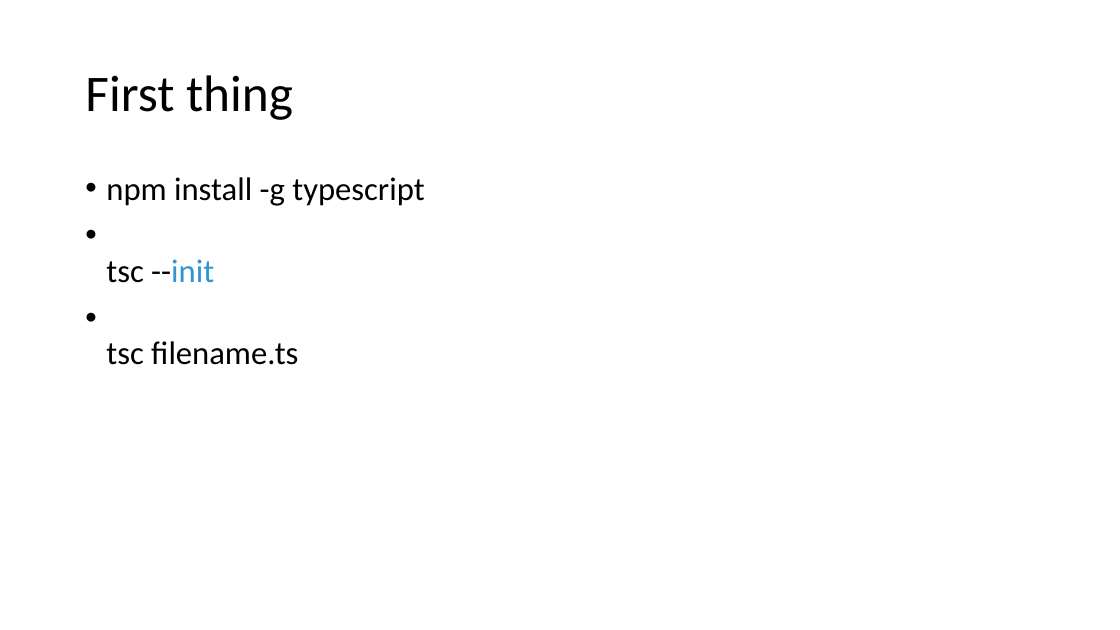
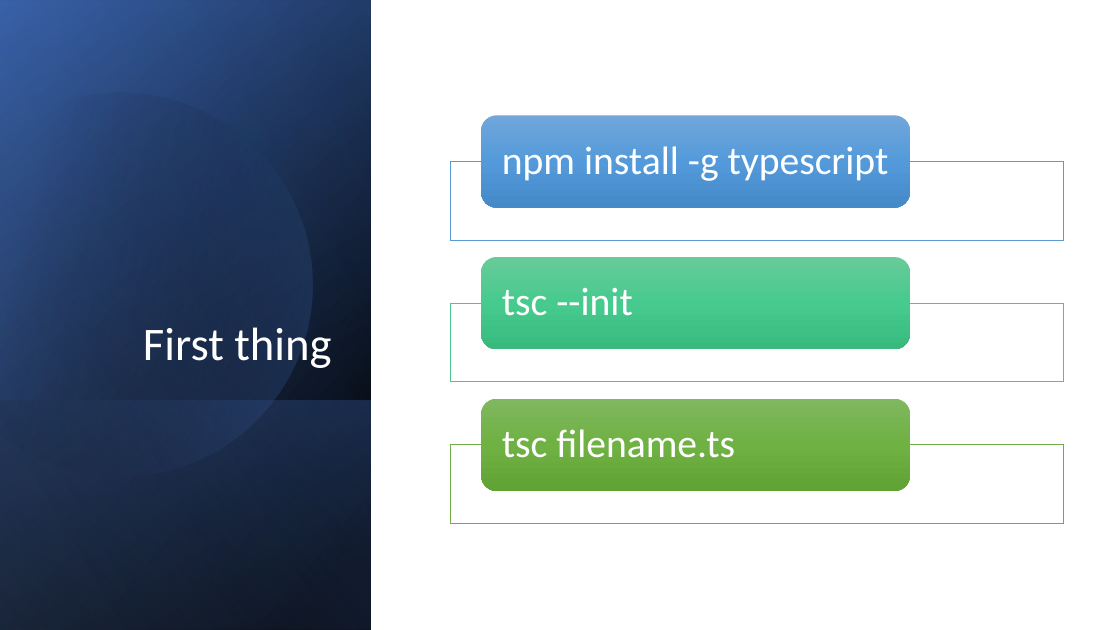
Before and after one commit to 1shaked/full-stack, a slide deck: slide 51 of 13ass/13ass.pptx. Drawn at 1120x630 pixels with LibreOffice and Linux fonts; fonts in the diff are those of the drawing. Boxes give left, top, right and bottom in pixels: in the first picture for what was removed or moved away, otherwise in the second. Text is boxed around its words. In the diff, an @@ line names an element or a change of style, - is before the commit and + after.

```diff
--- a/13ass/13ass.pptx
+++ b/13ass/13ass.pptx
@@ rectangle added at bbox=[0, 0, 371, 630], fill gradient #000000 to #2F5597 @@
@@ rectangle added at bbox=[0, 1, 371, 630], fill gradient #000000 to #4472C4 @@
@@ rectangle added at bbox=[0, 0, 371, 630], fill gradient #000000 to #8FAADC @@
@@ freeform shape added at bbox=[0, 47, 359, 515], fill gradient #000000 to #4472C4 @@
@@ title "First thing": place and size @@
-title "First thing" at bbox=[85, 75, 293, 120]
+title "First thing" at bbox=[143, 327, 331, 368]
@@ title "First thing" at bbox=[143, 327, 331, 368]: size 44 to 40 pt, text colour #000000 to #FFFFFF; alignment left to right; vertical alignment middle to bottom @@
@@ text removed at bbox=[106, 177, 424, 365] @@
-• npm install -g typescript
-• tsc --init
-• tsc filename.ts
@@ rectangle added at bbox=[0, 400, 371, 630], fill gradient #4472C4 to #000000 @@
@@ group added at bbox=[450, 115, 1063, 524]: 3 rectangles, 3 rounded rectangles, 3 texts @@
+npm install -g typescript
+tsc --init
+tsc filename.ts
```
Also in this commit, not shown: 3 other slides changed, 31 other files.
